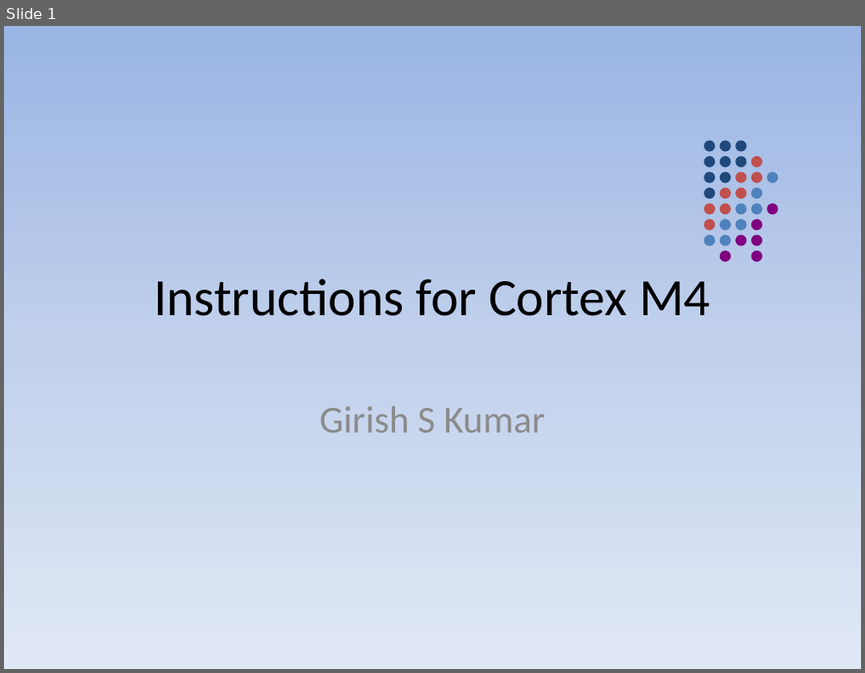
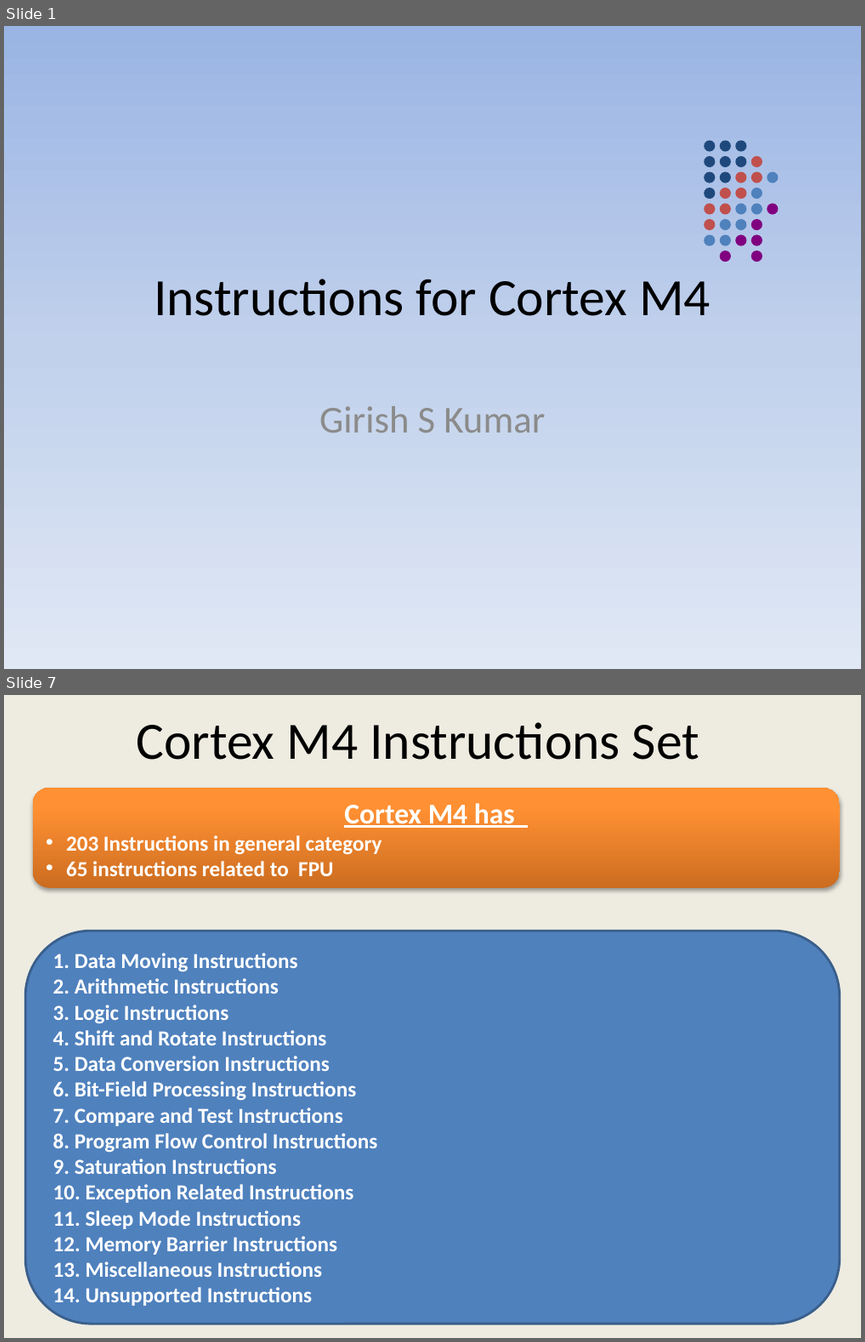
Before and after one commit to girishsukukumar/ARM-Architecture, a slide deck: Module-5.pptx. Shown one above the other, each under a label of ours: slide 1 before the commit, slides 1 and 7 after it; the slides between them are not shown. The pictures are 865x673 and 865x1342 pixels, drawn with LibreOffice and Linux fonts; fonts in the diff are those of the drawing. Boxes give left, top, right and bottom in pixels: in the first picture for what was removed or moved away, otherwise in the second. Text is boxed around its words. In the diff, an @@ line names an element or a change of style, - is before the commit and + after.

```diff
--- a/Module-5.pptx
+++ b/Module-5.pptx
@@ slide 7 added at (x1=4, y1=695, x2=861, y2=1338), background #EEECE1 @@
@@ title added at (x1=136, y1=722, x2=699, y2=760), 44 pt, text #000000 @@
+Cortex M4 Instructions Set
@@ rounded rectangle added at (x1=32, y1=788, x2=840, y2=888), fill gradient #CC6E20 to #FF9034 to #FF9136, 18 pt, text #FFFFFF, bold @@
+Cortex M4 has
+• 203 Instructions in general category
+• 65 instructions related to FPU
@@ rounded rectangle added at (x1=25, y1=930, x2=840, y2=1323), fill #4F81BD, outline #3A5F8C 2 pt, 18 pt, text #FFFFFF, bold @@
+1. Data Moving Instructions
+2. Arithmetic Instructions
+3. Logic Instructions
+4. Shift and Rotate Instructions
+5. Data Conversion Instructions
+6. Bit-Field Processing Instructions
+7. Compare and Test Instructions
+8. Program Flow Control Instructions
+9. Saturation Instructions
+10. Exception Related Instructions
+11. Sleep Mode Instructions
+12. Memory Barrier Instructions
+13. Miscellaneous Instructions
+14. Unsupported Instructions
```
Also in this commit, not shown: 4 slides changed, 15 other slides added.
